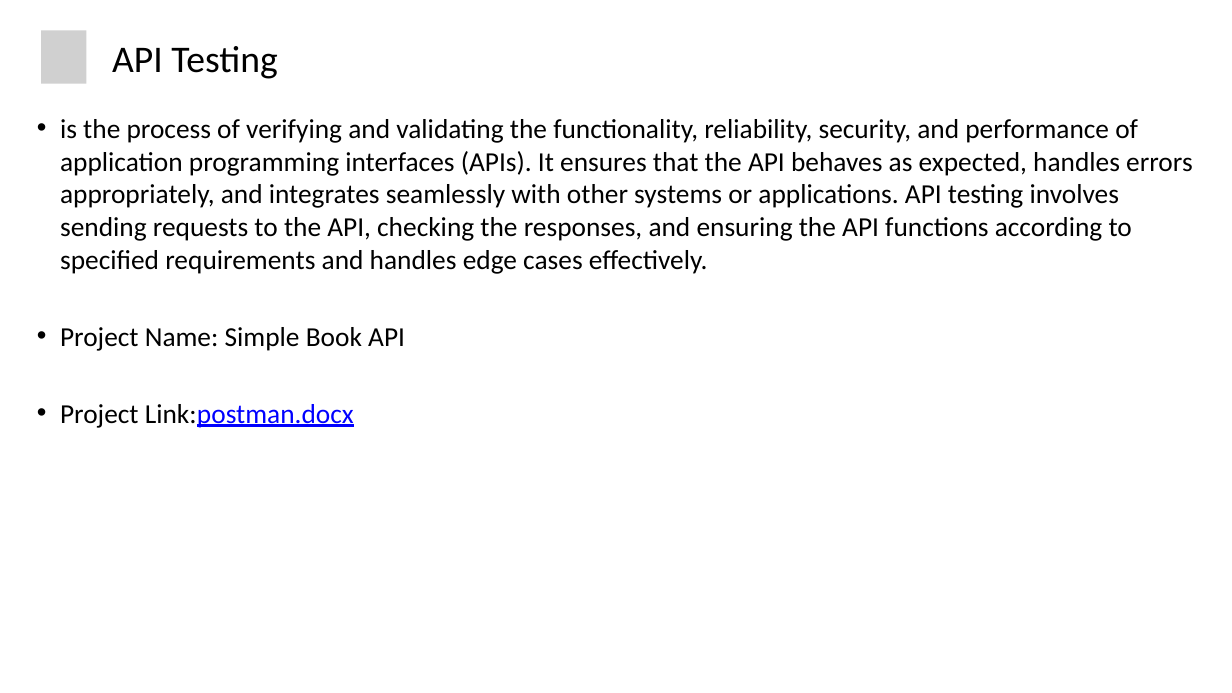
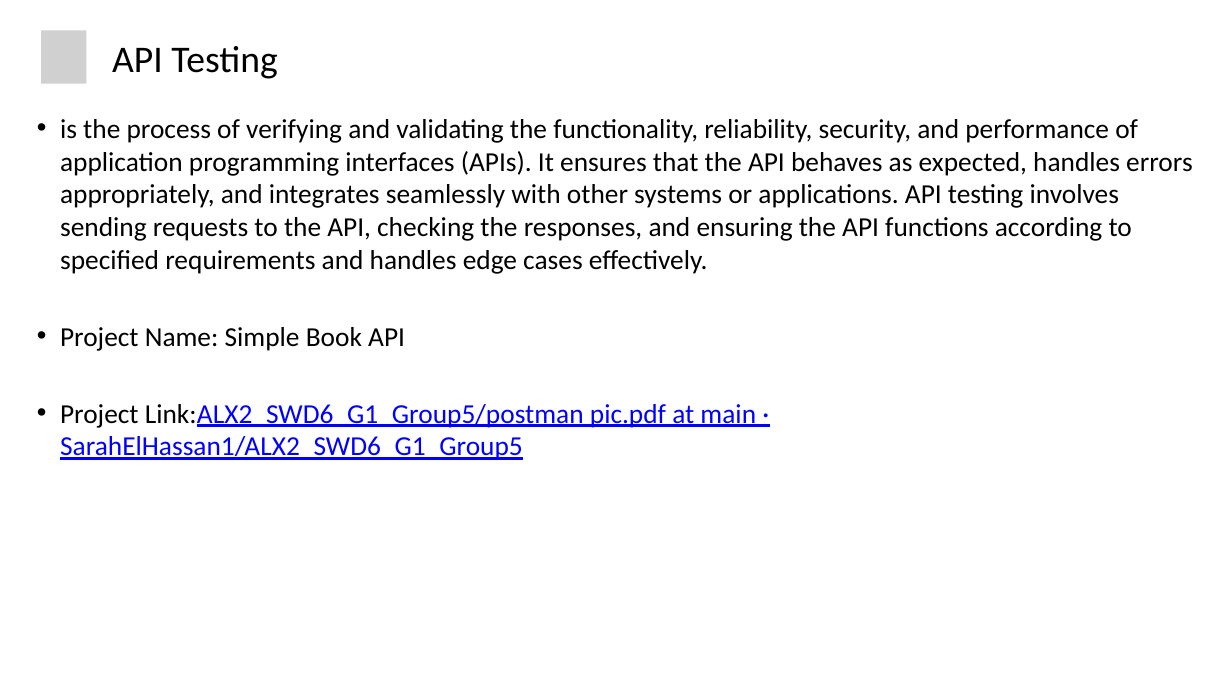
Before and after one commit to SarahElHassan1/ALX2_SWD6_G1_Group5, a slide deck: slide 9 of Software testing (1).pptx. Drawn at 1232x693 pixels with LibreOffice and Linux fonts; fonts in the diff are those of the drawing; grey boxes stand for pictures. Boxes give left, top, right and bottom in pixels: in the first picture for what was removed or moved away, otherwise in the second. Text is boxed around its words. In the diff, an @@ line names an element or a change of style, - is before the commit and + after.

```diff
--- a/Software testing (1).pptx
+++ b/Software testing (1).pptx
@@ text at (60, 404, 756, 460): text changed; text colour #000000 to #0000FF @@
-• Project Link:postman.docx
+• Project Link:ALX2_SWD6_G1_Group5/postman pic.pdf at main · SarahElHassan1/ALX2_SWD6_G1_Group5
```
